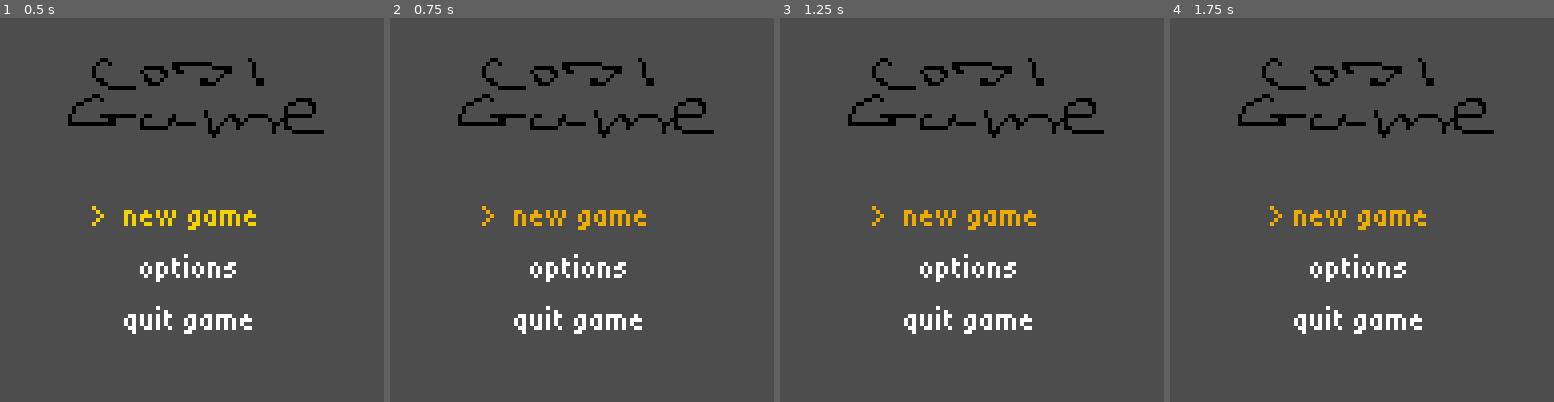
Above: before the commit, frames 1-4 (left to right).
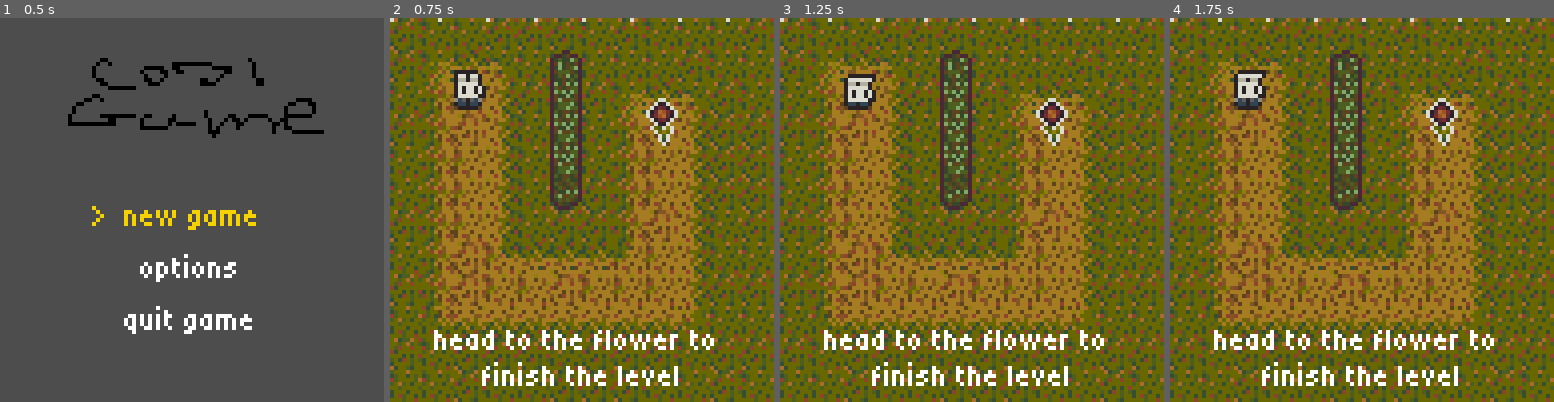
Above: after the commit, the same moments.

Repository: Someone68/cozyfall
Game: Godot game, scene res://scenes/main_menu.tscn
The game is run twice, just before and just after one commit, with the same random seed, the same clock (stepped at 60 frames per second) and the same inputs.
Inputs (mouse positions are in pixels of both pictures, inside the frame that each line leads up to):
- Up to frame 1 (0.5 s): no input
- Up to frame 2 (0.75 s): click "> new game" at 0.5 s
- Up to frame 3 (1.25 s): no input
- Up to frame 4 (1.75 s): click (1362, 217) at 1.25 s, where only the run before the commit has a clickable "> new game"

Frame 1 is identical in both runs. In frame 2, 100% of the frame differs, in the area x 0-100%, y 0-100%; in frame 3, 100%; in frame 4, 100%.

Commit message:
sounds and big fixes

Diff:
--- a/scenes/bonfire.tscn
+++ b/scenes/bonfire.tscn
@@ -2,6 +2,8 @@
 
 [ext_resource type="Script" uid="uid://0waafp0s27mk" path="res://scripts/bonfire.gd" id="1_xk3wp"]
 [ext_resource type="Texture2D" uid="uid://dj3dt5bm0jlsl" path="res://sprites/bonfire_spritesheet.png" id="2_xk3wp"]
+[ext_resource type="AudioStream" uid="uid://cghlfuaqd4htr" path="res://sounds/fire.wav" id="3_jmhiw"]
+[ext_resource type="AudioStream" uid="uid://ep7gjjc40306" path="res://sounds/fire_2.wav" id="4_8aldm"]
 
 [sub_resource type="AtlasTexture" id="AtlasTexture_jmhiw"]
 atlas = ExtResource("2_xk3wp")
@@ -55,3 +57,9 @@
 autoplay = "lit"
 frame_progress = 0.46631652
 centered = false
+
+[node name="Fire1" type="AudioStreamPlayer" parent="." unique_id=820102374]
+stream = ExtResource("3_jmhiw")
+
+[node name="Fire2" type="AudioStreamPlayer" parent="." unique_id=1712980966]
+stream = ExtResource("4_8aldm")
--- a/scenes/death_screen.tscn
+++ b/scenes/death_screen.tscn
@@ -40,12 +40,14 @@
 layout_mode = 2
 
 [node name="TryAgain" type="Button" parent="VBoxContainer/SelectMenu" unique_id=1858231319]
+focus_mode = 0
 custom_maximum_size = Vector2(45, -1)
 layout_mode = 2
 text = "try again!"
 alignment = 0
 
 [node name="Quit" type="Button" parent="VBoxContainer/SelectMenu" unique_id=10187259]
+focus_mode = 0
 custom_maximum_size = Vector2(55, -1)
 layout_mode = 2
 text = "quit to title..."
--- a/scenes/escape_screen.tscn
+++ b/scenes/escape_screen.tscn
@@ -42,18 +42,21 @@
 layout_mode = 2
 
 [node name="BackToGame" type="Button" parent="VBoxContainer/SelectMenu" unique_id=424343215]
+focus_mode = 0
 custom_maximum_size = Vector2(55, -1)
 layout_mode = 2
 text = "back to game"
 alignment = 0
 
 [node name="Restart" type="Button" parent="VBoxContainer/SelectMenu" unique_id=1992801100]
+focus_mode = 0
 custom_maximum_size = Vector2(35, -1)
 layout_mode = 2
 text = "restart"
 alignment = 0
 
 [node name="Quit" type="Button" parent="VBoxContainer/SelectMenu" unique_id=842595124]
+focus_mode = 0
 custom_maximum_size = Vector2(50, -1)
 layout_mode = 2
 text = "quit to title"
--- a/scenes/levels/level.tscn
+++ b/scenes/levels/level.tscn
@@ -10,6 +10,7 @@
 [ext_resource type="PackedScene" uid="uid://bywris2cmufxx" path="res://scenes/player.tscn" id="7_lp2ca"]
 [ext_resource type="Texture2D" uid="uid://bqx21ud32uve8" path="res://sprites/coldbar.png" id="9_p62il"]
 [ext_resource type="PackedScene" uid="uid://cgiabr2ia60m1" path="res://scenes/border.tscn" id="10_rmjfq"]
+[ext_resource type="AudioStream" uid="uid://ca37424pmokej" path="res://sounds/level_complete.wav" id="11_7pb6i"]
 
 [sub_resource type="AtlasTexture" id="AtlasTexture_klq6b"]
 atlas = ExtResource("9_p62il")
@@ -133,7 +134,6 @@
 [node name="Walls" parent="." unique_id=1423184826 instance=ExtResource("5_qhnmj")]
 
 [node name="BrickWalls" parent="." unique_id=856379871 instance=ExtResource("6_jyre1")]
-y_sort_enabled = true
 
 [node name="Player" parent="." unique_id=230875539 instance=ExtResource("7_lp2ca")]
 z_index = 1
@@ -156,4 +156,8 @@
 offset_right = 96.0
 offset_bottom = 96.0
 
+[node name="WinSound" type="AudioStreamPlayer" parent="." unique_id=1514011327]
+process_mode = 3
+stream = ExtResource("11_7pb6i")
+
 [connection signal="move_finished" from="Player" to="." method="_on_player_arrived"]
--- a/scenes/main_menu.tscn
+++ b/scenes/main_menu.tscn
@@ -43,26 +43,30 @@
 layout_mode = 2
 
 [node name="Continue" type="Button" parent="MainMenu/VBoxContainer/CenterContainer/SelectMenu" unique_id=615869429]
+focus_mode = 0
 layout_mode = 2
 text = "continue"
 flat = true
 
 [node name="NewGame" type="Button" parent="MainMenu/VBoxContainer/CenterContainer/SelectMenu" unique_id=1531426439]
+focus_mode = 0
 layout_mode = 2
 text = "new game"
 flat = true
 
 [node name="Options" type="Button" parent="MainMenu/VBoxContainer/CenterContainer/SelectMenu" unique_id=578380013]
+focus_mode = 0
 layout_mode = 2
 text = "options"
 flat = true
 
 [node name="Quit" type="Button" parent="MainMenu/VBoxContainer/CenterContainer/SelectMenu" unique_id=1581533968]
+focus_mode = 0
 layout_mode = 2
 text = "quit game"
 flat = true
 
 [connection signal="item_selected" from="MainMenu/VBoxContainer/CenterContainer/SelectMenu" to="." method="_on_select_menu_item_selected"]
-[connection signal="pressed" from="MainMenu/VBoxContainer/CenterContainer/SelectMenu/Continue" to="MainMenu" method="_on_continue_pressed"]
-[connection signal="pressed" from="MainMenu/VBoxContainer/CenterContainer/SelectMenu/NewGame" to="MainMenu" method="_on_start_pressed"]
-[connection signal="pressed" from="MainMenu/VBoxContainer/CenterContainer/SelectMenu/Quit" to="MainMenu" method="_on_quit_pressed"]
+[connection signal="pressed" from="MainMenu/VBoxContainer/CenterContainer/SelectMenu/Continue" to="." method="_on_continue_pressed"]
+[connection signal="pressed" from="MainMenu/VBoxContainer/CenterContainer/SelectMenu/NewGame" to="." method="_on_start_pressed"]
+[connection signal="pressed" from="MainMenu/VBoxContainer/CenterContainer/SelectMenu/Quit" to="." method="_on_quit_pressed"]
--- a/scenes/music.tscn
+++ b/scenes/music.tscn
@@ -1,7 +1,9 @@
 [gd_scene format=3 uid="uid://bh2my5m0852s1"]
 
 [ext_resource type="AudioStream" uid="uid://7scb3degv54l" path="res://sounds/cozy_fall_type_beat.wav" id="1_05ggv"]
+[ext_resource type="Script" uid="uid://ftnlgr2opf6l" path="res://scripts/music.gd" id="2_05ggv"]
 
 [node name="Music" type="AudioStreamPlayer" unique_id=1231220946]
 stream = ExtResource("1_05ggv")
+script = ExtResource("2_05ggv")
 volume_db = -15.0
--- a/scenes/player.tscn
+++ b/scenes/player.tscn
@@ -2,6 +2,10 @@
 
 [ext_resource type="Script" uid="uid://btaqfm32mplau" path="res://scripts/player.gd" id="1_g2els"]
 [ext_resource type="Texture2D" uid="uid://cx1df8p13focj" path="res://sprites/rabbit_spritesheet.png" id="2_g2els"]
+[ext_resource type="AudioStream" uid="uid://ogukpyggrwtm" path="res://sounds/jump.wav" id="3_qhqgy"]
+[ext_resource type="AudioStream" uid="uid://6opscq1168ag" path="res://sounds/freeze.wav" id="3_tuyoq"]
+[ext_resource type="AudioStream" uid="uid://prmedlkj1tnj" path="res://sounds/death.wav" id="4_fjrip"]
+[ext_resource type="AudioStream" uid="uid://bfuvk2pckmovu" path="res://sounds/eat_carrot (2).wav" id="5_smehm"]
 
 [sub_resource type="AtlasTexture" id="AtlasTexture_qhqgy"]
 atlas = ExtResource("2_g2els")
@@ -1042,6 +1046,12 @@
 "speed": 13.0
 }]
 
+[sub_resource type="AudioStreamRandomizer" id="AudioStreamRandomizer_dqkch"]
+playback_mode = 1
+random_pitch = 1.1095694
+streams_count = 1
+stream_0/stream = ExtResource("3_qhqgy")
+
 [node name="Player" type="Node2D" unique_id=230875539]
 script = ExtResource("1_g2els")
 
@@ -1054,4 +1064,16 @@
 wait_time = 0.08
 one_shot = true
 
+[node name="DeathFreeze" type="AudioStreamPlayer" parent="." unique_id=160694435]
+stream = ExtResource("3_tuyoq")
+
+[node name="DeathSpike" type="AudioStreamPlayer" parent="." unique_id=946911354]
+stream = ExtResource("4_fjrip")
+
+[node name="EatCarrot" type="AudioStreamPlayer" parent="." unique_id=1242558766]
+stream = ExtResource("5_smehm")
+
+[node name="Jump" type="AudioStreamPlayer" parent="." unique_id=38972655]
+stream = SubResource("AudioStreamRandomizer_dqkch")
+
 [connection signal="timeout" from="MovementCooldown" to="." method="_on_movement_cooldown_timeout"]
--- a/scenes/warn.tscn
+++ b/scenes/warn.tscn
@@ -76,12 +76,14 @@
 theme_override_constants/separation = 2
 
 [node name="GoBack" type="Button" parent="MarginContainer/MarginContainer/VBoxContainer/VBoxContainer/SelectMenu" unique_id=1014827972]
+focus_mode = 0
 custom_maximum_size = Vector2(40, -1)
 layout_mode = 2
 text = "go back"
 alignment = 0
 
 [node name="Continue" type="Button" parent="MarginContainer/MarginContainer/VBoxContainer/VBoxContainer/SelectMenu" unique_id=1188927645]
+focus_mode = 0
 custom_maximum_size = Vector2(40, -1)
 layout_mode = 2
 text = "continue"
--- a/scripts/bonfire.gd
+++ b/scripts/bonfire.gd
@@ -10,6 +10,7 @@
 
 func on_enter(player: Node2D):
 	player.temperature = player.MAX_TEMPERATURE
-	print("bonfire, lit: " + str(lit))
+	if (not lit): $Fire1.play()
+	else: $Fire2.play()
 	lit = true
 	$AnimatedSprite2D.play("lit")
--- a/scripts/gamemgr.gd
+++ b/scripts/gamemgr.gd
@@ -1,12 +1,19 @@
 extends Node
 
 const levels := [
+	"res://scenes/levels/level1.tscn",
+	"res://scenes/levels/level2.tscn",
+	"res://scenes/levels/level3.tscn",
+	"res://scenes/levels/level4.tscn",
+	"res://scenes/levels/level5.tscn",
+	"res://scenes/levels/level6.tscn",
+	"res://scenes/levels/level7.tscn",
 	"res://scenes/levels/level8.tscn"
 ]
 
 func load_current_level():
-	if (Settings.level <= len(levels)):
-		get_tree().change_scene_to_file(levels[Settings.level-1])
+	Settings.level = clampi(Settings.level, 1, len(levels))
+	get_tree().change_scene_to_file(levels[Settings.level-1])
 
 func next_level() -> bool:
 	Settings.level += 1
--- a/scripts/level.gd
+++ b/scripts/level.gd
@@ -87,6 +87,7 @@
 func level_complete():
 	var loaded_win_screen = WIN_SCREEN.instantiate()
 	$WhiteFade.visible = true
+	$WinSound.play()
 	get_tree().paused = true
 
 	if (Settings.level + 1 <= Gamemgr.get_amount_levels()):
--- /dev/null
+++ b/scripts/music.gd
@@ -0,0 +1,20 @@
+extends AudioStreamPlayer
+
+const MENU_SCENE := "res://scenes/main_menu.tscn"
+
+var started := false
+
+func _ready() -> void:
+	process_mode = Node.PROCESS_MODE_ALWAYS
+	finished.connect(func(): started = false)
+
+func _process(_delta: float) -> void:
+	var scene := get_tree().current_scene
+	if scene == null: return
+	if get_tree().paused or scene.scene_file_path == MENU_SCENE:
+		stream_paused = true
+		return
+	if not started:
+		play()
+		started = true
+	stream_paused = false
--- a/scripts/player.gd
+++ b/scripts/player.gd
@@ -46,6 +46,8 @@
 	if (dead == true): return
 	print("die")
 	dead = true
+	if (spike): $DeathSpike.play()
+	else: $DeathFreeze.play()
 	$AnimatedSprite2D.play("die" + ("_spike" if spike else ""))
 	await $AnimatedSprite2D.animation_finished
 	print("dead")
@@ -133,6 +135,7 @@
 	if dir.y != 0 and can_move == "x": return false
 	if not level.can_occupy(grid_pos + dir): return false
 	direction = dir
+	$Jump.play()
 	play_anim()
 	#level.save_state()
 	move_cooldown = true
--- /dev/null
+++ b/tun_probe.gd
@@ -0,0 +1,29 @@
+extends Node
+
+func run(level_path: String) -> void:
+	var lvl = load(level_path).instantiate()
+	get_tree().root.add_child(lvl)
+	get_tree().current_scene = lvl
+	for i in 10: await get_tree().process_frame
+	var p = lvl.get_node("Player")
+	var f = lvl.floors.get(p.grid_pos)
+	print("%s: tunnel_enabled=%s grid=%s floor=%s tunnelable=%s" % [
+		level_path.get_file(), lvl.TUNNELING_ENABLED, p.grid_pos, (f.get_script().resource_path.get_file() if f and f.get_script() else "<none>"), lvl.is_tunnelable(p.grid_pos)])
+	var start = p.grid_pos
+	var ev := InputEventKey.new()
+	ev.physical_keycode = KEY_Z
+	ev.keycode = KEY_Z
+	ev.pressed = true
+	Input.parse_input_event(ev)
+	for i in 5: await get_tree().process_frame
+	print("   after Z: buffered=%s tunneling=%s grid=%s anim=%s" % [p.buffered_action, p.tunneling, p.grid_pos, p.get_node("AnimatedSprite2D").animation])
+	await get_tree().create_timer(3.0).timeout
+	print("   3s later: tunneling=%s grid=%s (moved=%s)" % [p.tunneling, p.grid_pos, p.grid_pos != start])
+	lvl.queue_free()
+	for i in 3: await get_tree().process_frame
+
+func _ready() -> void:
+	await get_tree().process_frame
+	for n in range(1, 9):
+		await run("res://scenes/levels/level%d.tscn" % n)
+	get_tree().quit()
--- /dev/null
+++ b/tun_probe.tscn
@@ -0,0 +1,6 @@
+[gd_scene load_steps=2 format=3]
+
+[ext_resource type="Script" path="res://tun_probe.gd" id="1"]
+
+[node name="TunProbe" type="Node"]
+script = ExtResource("1")
Not shown, added: scripts/music.gd.uid
Not shown, added: sounds/fire_2.wav.import
Not shown, added: tun_probe.gd.uid
Not shown, changed: sounds/fire.wav
Not shown, added: sounds/fire_2.wav
Not shown, added: sounds/fire_2_fast.mpga
Not shown, added: sounds/fire_2_faster.mpga
